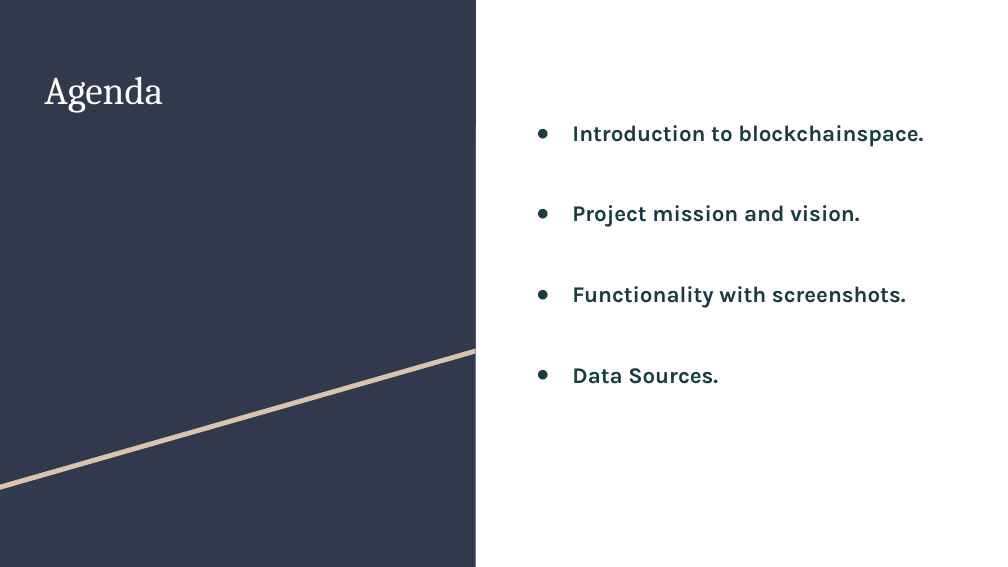
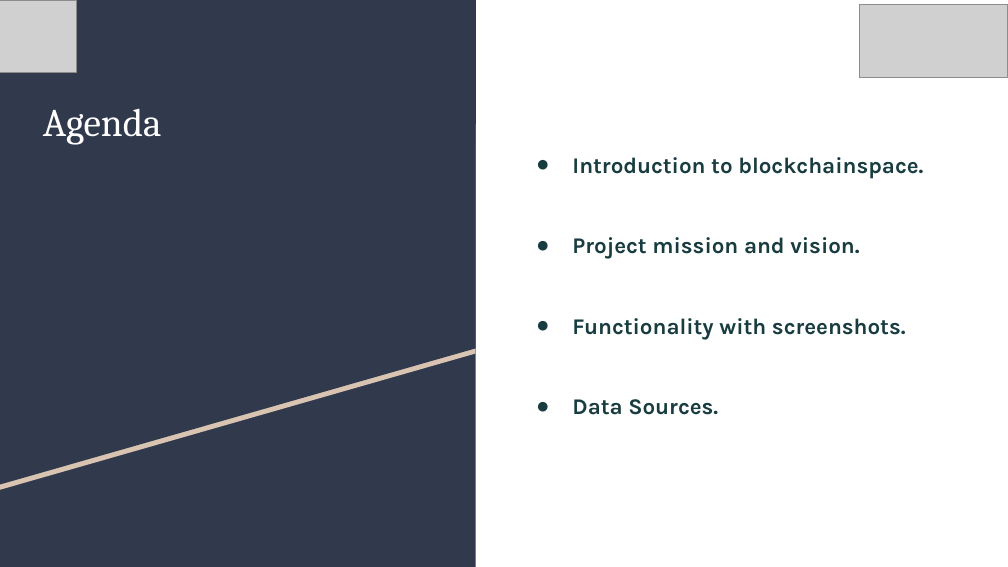
Before and after one commit to woxsencryptoexchange/blockchainspace, a slide deck: slide 2 of Blockchainspace.pptx. Drawn at 1008x567 pixels with LibreOffice and Linux fonts; fonts in the diff are those of the drawing; grey boxes stand for pictures. Boxes give left, top, right and bottom in pixels: in the first picture for what was removed or moved away, otherwise in the second. Text is boxed around its words. In the diff, an @@ line names an element or a change of style, - is before the commit and + after.

Commit message:
ppt and dox added

```diff
--- a/Blockchainspace.pptx
+++ b/Blockchainspace.pptx
@@ picture added at [0, 0, 77, 73] @@
@@ picture added at [860, 4, 1008, 77] @@
@@ title "Agenda": place and size @@
-title "Agenda" at [44, 76, 163, 113]
+title "Agenda" at [43, 108, 162, 145]
@@ text "Introduction to blockchainspace.": place and size @@
-text "Introduction to blockchainspace." at [572, 125, 923, 384]
+text "Introduction to blockchainspace." at [572, 157, 923, 415]
```
Also in this commit, not shown: 12 other slides changed, 1 other file.
